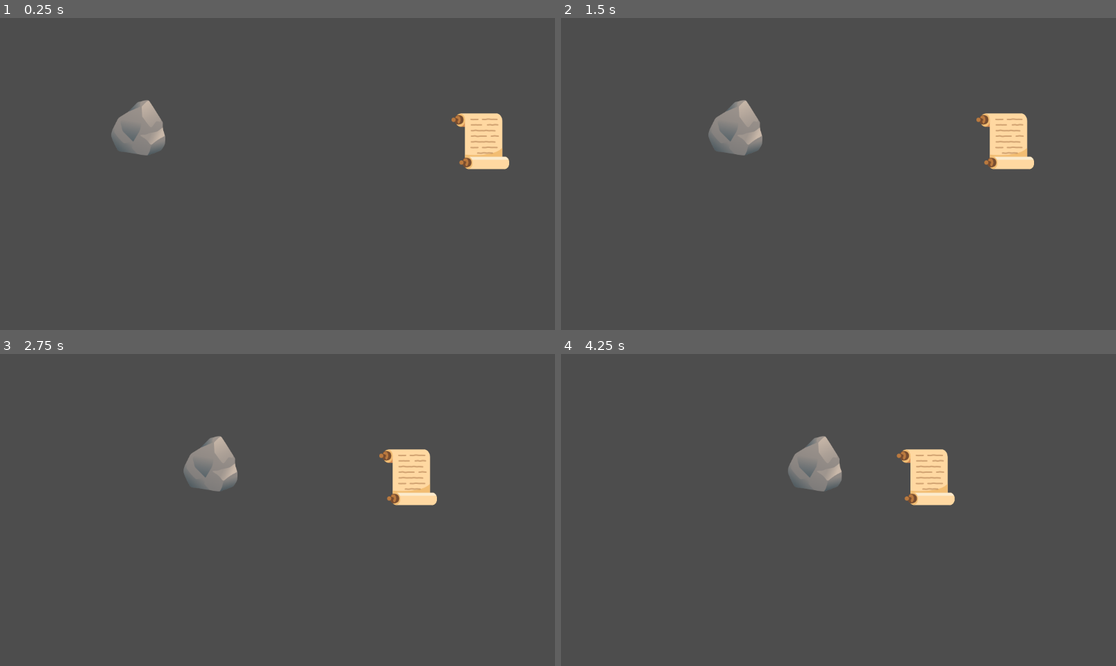
Above: before the commit, frames 1-4 (two rows, left to right).
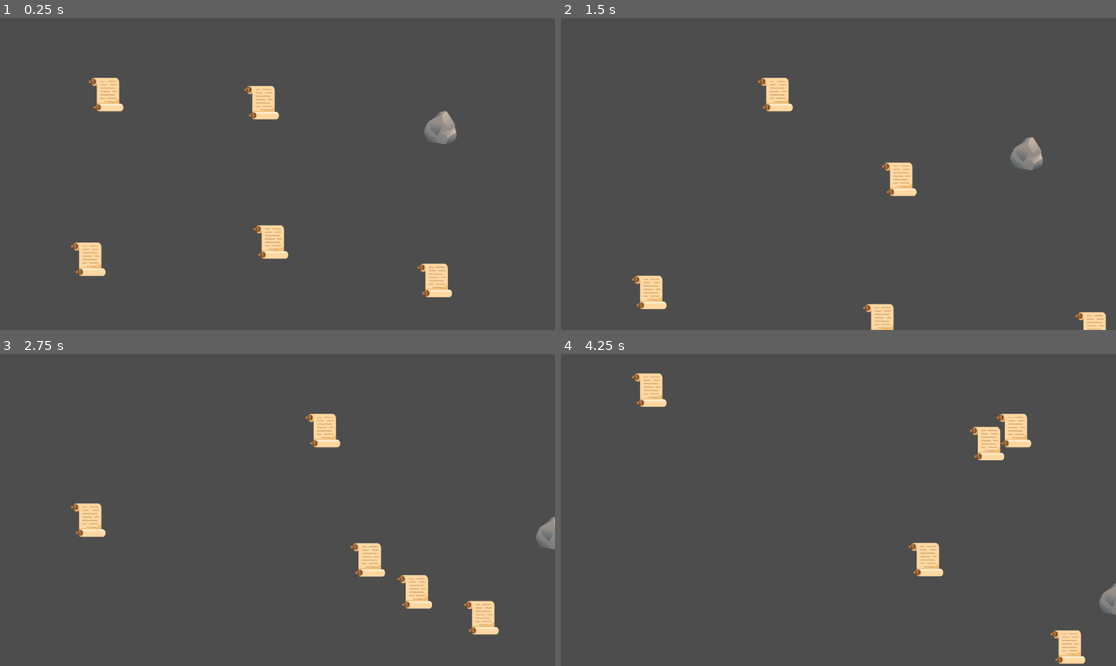
Above: after the commit, the same moments.

Repository: hadber/RockPaperScissors
Game: Godot game, scene res://scenes/World.tscn
Same seed, same stepped clock (60 frames per second), same inputs: the game is played once before the commit and once after it. The engine's default icon, where the game draws it, is replaced by a stand-in: a white triangle on a blue panel in a dark square.
Inputs:
- Up to frame 1 (0.25 s): no input
- Up to frame 2 (1.5 s): no input
- Up to frame 3 (2.75 s): no input
- Up to frame 4 (4.25 s): no input

The runs differ from the first frame. In frame 1, 5.5% of the frame differs, in the area x 12-92%, y 19-90%; in frame 2, 4.9%; in frame 3, 5.3%; in frame 4, 5.3%.

Commit message:
they run away now, poorly

Diff:
--- a/scenes/World.tscn
+++ b/scenes/World.tscn
@@ -7,14 +7,48 @@
 [node name="World" type="Node2D"]
 
 [node name="Entity" parent="." instance=ExtResource("1_jsyqq")]
-position = Vector2(1012, 256)
+position = Vector2(175, 159)
+scale = Vector2(0.6, 0.6)
 my_predators = Array[int]([2])
 my_entity_type = 1
 my_sprite = ExtResource("2_bgn0i")
-my_direction = -1
+my_direction = Vector2(1, 0)
 
 [node name="Entity2" parent="." instance=ExtResource("1_jsyqq")]
-position = Vector2(274, 227)
+position = Vector2(960, 227)
+scale = Vector2(0.6, 0.6)
 my_predators = Array[int]([1])
 my_sprite = ExtResource("3_wuuiv")
-my_direction = 1
+my_direction = Vector2(-1, 0)
+
+[node name="Entity3" parent="." instance=ExtResource("1_jsyqq")]
+position = Vector2(862, 525)
+scale = Vector2(0.6, 0.6)
+my_predators = Array[int]([2])
+my_entity_type = 1
+my_sprite = ExtResource("2_bgn0i")
+my_direction = Vector2(2, 1)
+
+[node name="Entity4" parent="." instance=ExtResource("1_jsyqq")]
+position = Vector2(511, 144)
+scale = Vector2(0.6, 0.6)
+my_predators = Array[int]([2])
+my_entity_type = 1
+my_sprite = ExtResource("2_bgn0i")
+my_direction = Vector2(1, 1)
+
+[node name="Entity5" parent="." instance=ExtResource("1_jsyqq")]
+position = Vector2(183, 456)
+scale = Vector2(0.6, 0.6)
+my_predators = Array[int]([2])
+my_entity_type = 1
+my_sprite = ExtResource("2_bgn0i")
+my_direction = Vector2(0, 1)
+
+[node name="Entity6" parent="." instance=ExtResource("1_jsyqq")]
+position = Vector2(542, 425)
+scale = Vector2(0.6, 0.6)
+my_predators = Array[int]([2])
+my_entity_type = 1
+my_sprite = ExtResource("2_bgn0i")
+my_direction = Vector2(1, 2)
--- a/scripts/Entity.gd
+++ b/scripts/Entity.gd
@@ -15,8 +15,9 @@
 	get:
 		return my_sprite
 
-var my_nearby_entities: Array = []
-@export var my_direction: int = -100
+var my_nearby_entities: Array[Entity] = []
+@export var my_direction: Vector2 = Vector2.ZERO
+@export var SPEED: int = 3
 
 # Called when the node enters the scene tree for the first time.
 func _ready():
@@ -28,27 +29,46 @@
 # if entity is a prey, try to move towards it
 # needs a function to calculate which way to move based on which way
 # it should go, there should be a bias towards chasing or running
+
+# get all position vectors of all entities nearby towards the player
+# (so all the vectors from enemy or so, towards player)
+# add them all together and then normalize
+# move in that direction * speed`
 func _process(_delta):
-	var current_position = position
-	var next_position: Vector2 = current_position + Vector2(my_direction, 0)
-	if(next_position.x < 0 or next_position.x > ProjectSettings.get_setting("display/window/size/viewport_width")):
-		my_direction = -my_direction
-	position = next_position
+#	my_direction = Vector2.ZERO
+	if not my_nearby_entities.is_empty():
+		for e in my_nearby_entities:
+			my_direction += e.position
+		my_direction = my_direction.normalized()
+
+#	else:
+#		my_direction =
+	var next_position: Vector2 = position + my_direction.normalized() * SPEED
+	if next_position.x < 0 or next_position.x > ProjectSettings.get_setting("display/window/size/viewport_width"):
+		my_direction.x = -my_direction.x
+	if next_position.y < 0 or next_position.y > ProjectSettings.get_setting("display/window/size/viewport_height"):
+		my_direction.y = -my_direction.y
+
+	print(next_position)
+	position += my_direction.normalized() * SPEED
+	print(position)
+
+func _draw():
+	pass
 
 
 func _on_area_of_influence_area_entered(area: Area2D):
-	print("aaaaa")
 	var some_entity: Entity = area.get_parent()
 	var entity_type: ENTITY_TYPE = some_entity.get_entity_type()
 	if(entity_type in my_predators or entity_type in my_prey):
-		print("added new entity:", some_entity)
+		#print("added new entity:", some_entity)
 		my_nearby_entities.append(some_entity)
 
 
 func _on_area_of_influence_area_exited(area):
 	var some_entity: Entity = area.get_parent()
 	if(some_entity in my_nearby_entities):
-		print("removed entity:", some_entity)
+		#print("removed entity:", some_entity)
 		my_nearby_entities.erase(some_entity)
 
 
Not shown, added: export_presets.cfg
